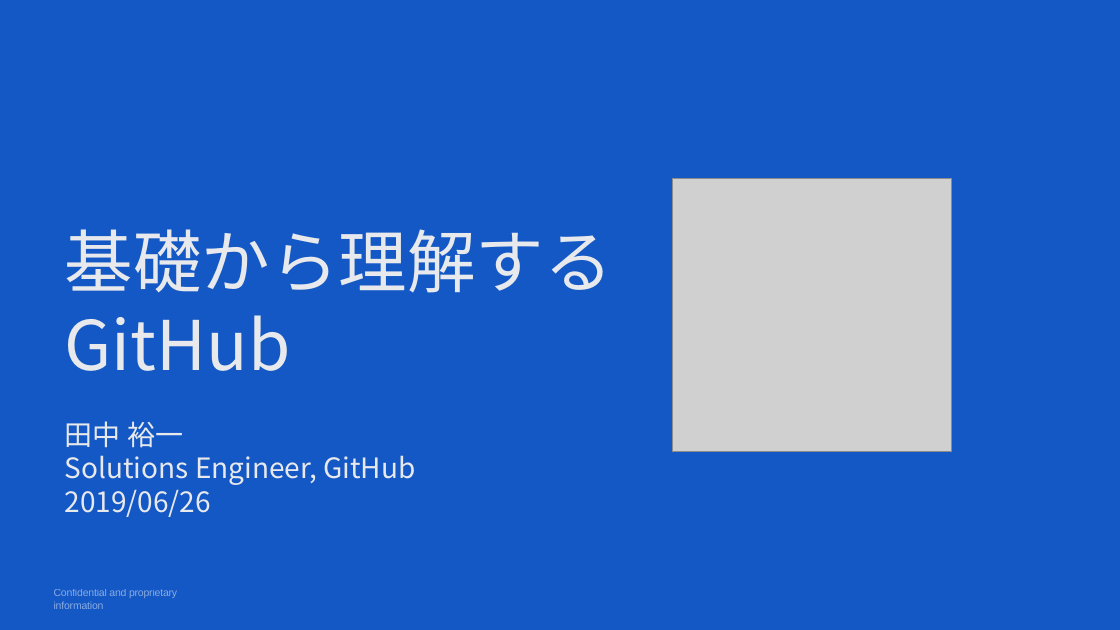
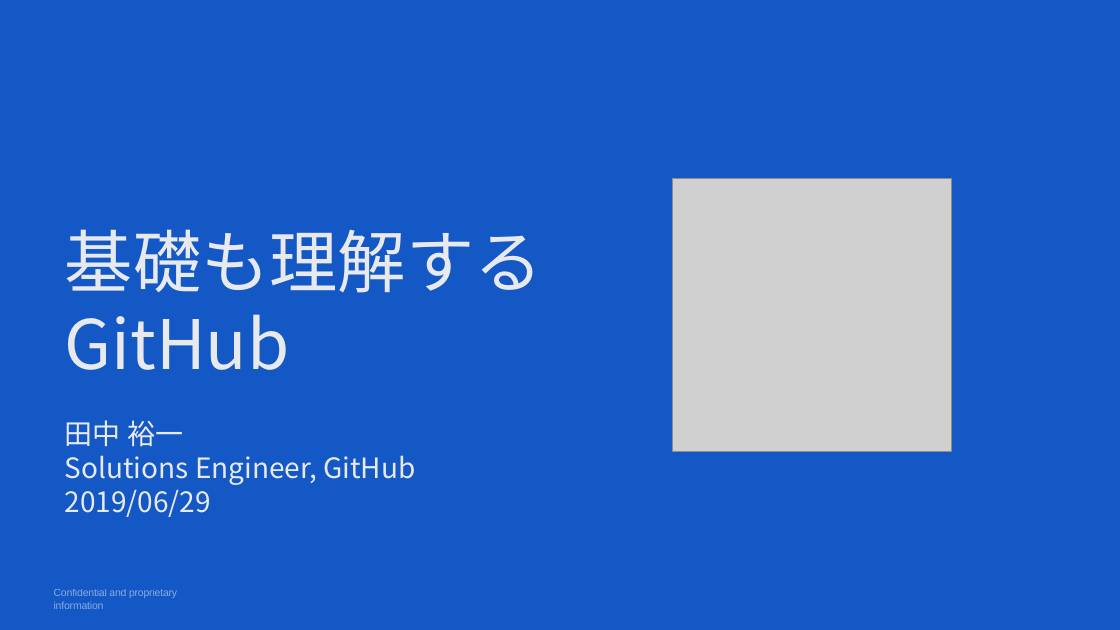
Before and after one commit to yuichielectric/office-diff, a slide deck: slide 1 of intro.pptx. Drawn at 1120x630 pixels with LibreOffice and Linux fonts; fonts in the diff are those of the drawing; grey boxes stand for pictures; background and template pictures are left out. Boxes give left, top, right and bottom in pixels: in the first picture for what was removed or moved away, otherwise in the second. Text is boxed around its words. In the diff, an @@ line names an element or a change of style, - is before the commit and + after.

Commit message:
Update pptx file

```diff
--- a/intro.pptx
+++ b/intro.pptx
@@ text at [65, 229, 543, 370]: text changed; size 117.3 to 117 pt @@
-基礎から理解する
-GitHub
+基礎も理解する
+GitHub
@@ text at [65, 489, 211, 517]: text changed @@
-2019/06/26
+2019/06/29
```
